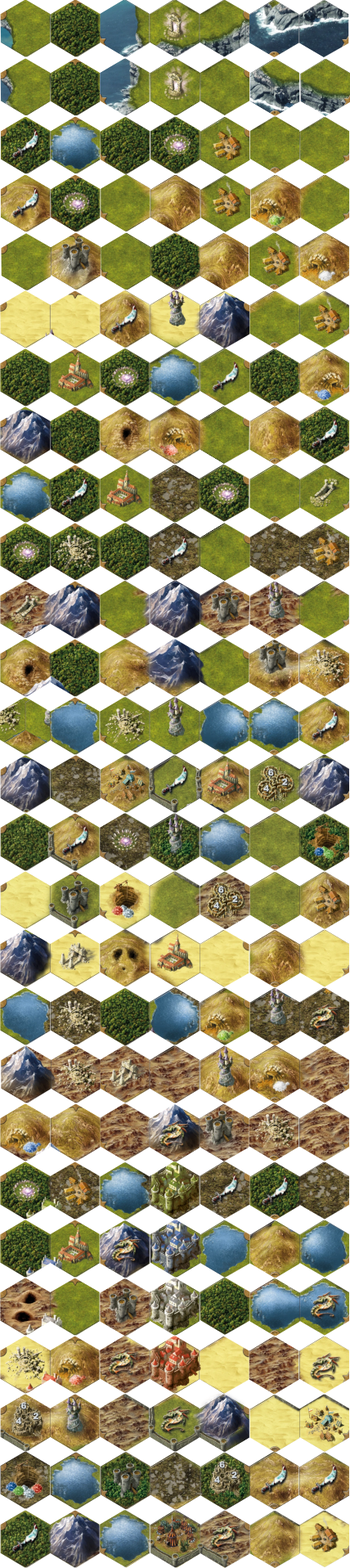
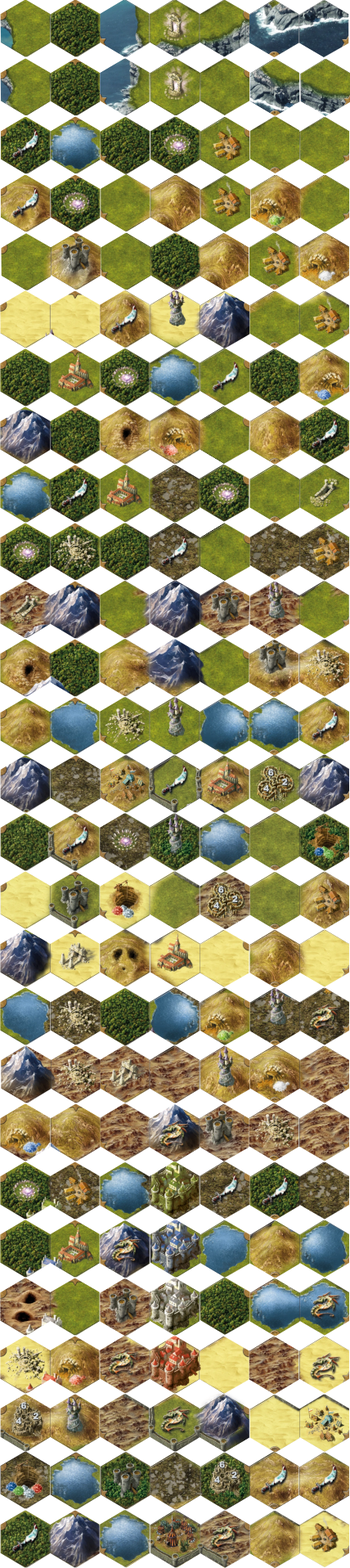
Revision of a layered 350 × 1568 image; what changed, layer by layer:
painted on "Green 11-1" over [0, 696, 51, 756]
